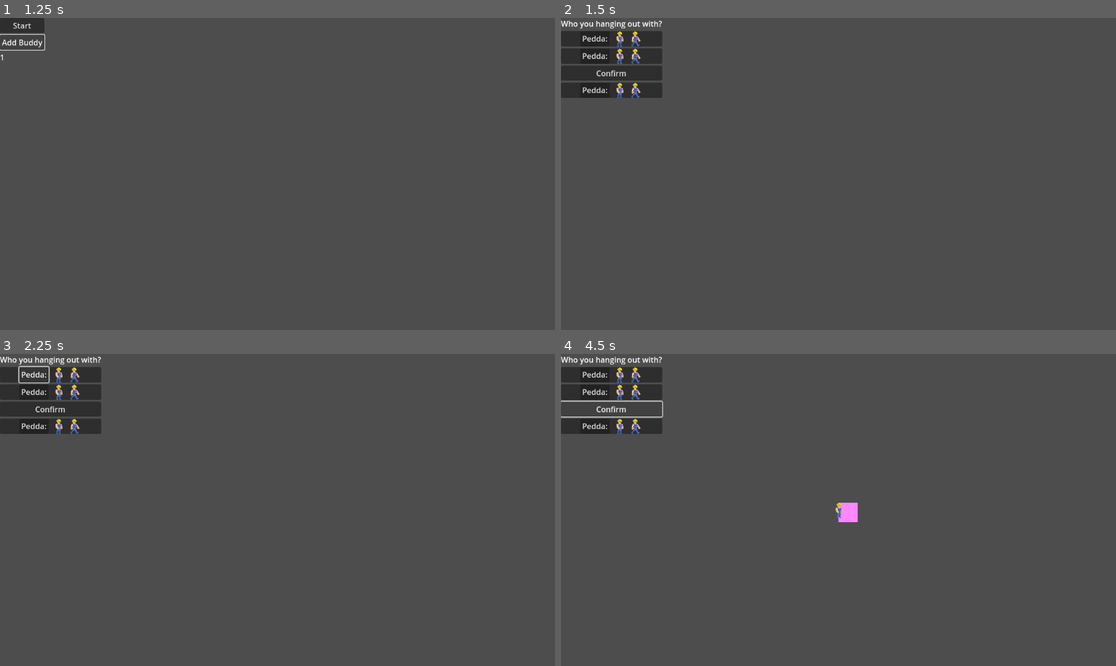
Above: before the commit, frames 1-4 (two rows, left to right).
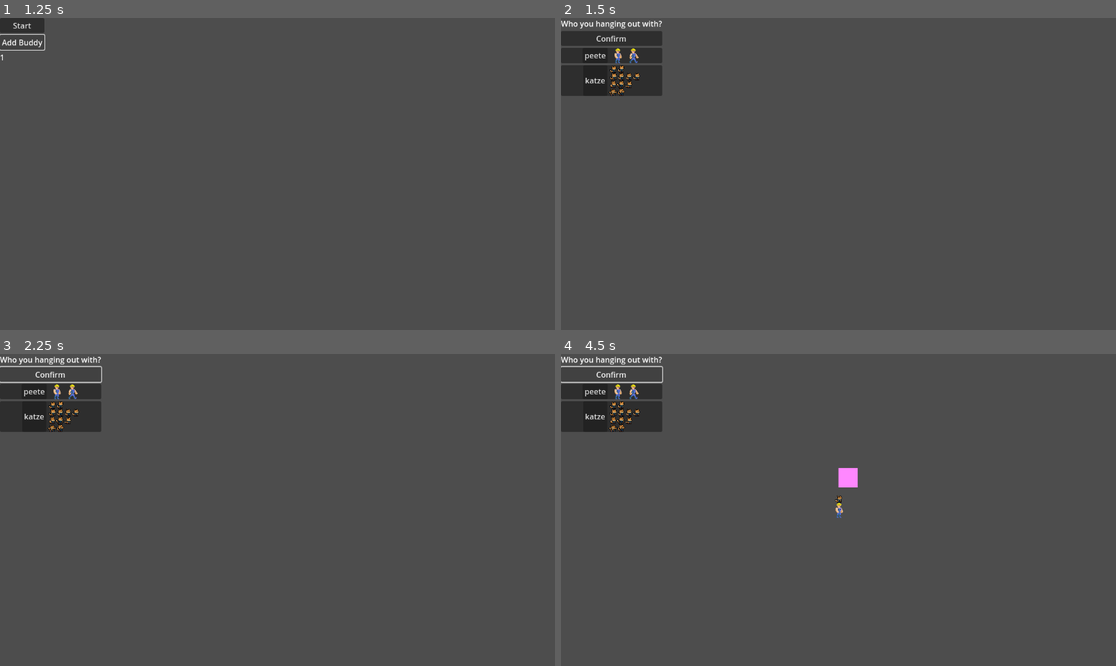
Above: after the commit, the same moments.

Repository: Tomnio/gmtk-game-jam-2025
Game: Godot game, scene res://Menu/main_menu.tscn
Same seed, same stepped clock (60 frames per second), same inputs: the game is played once before the commit and once after it.
Inputs (mouse positions are in pixels of both pictures, inside the frame that each line leads up to):
- Up to frame 1 (1.25 s): click "Add Buddy" at 0.5 s
- Up to frame 2 (1.5 s): click "Start" at 1.25 s
- Up to frame 3 (2.25 s): click (33, 375) at 2 s, where only the run before the commit has a clickable "Pedda:"
- Up to frame 4 (4.5 s): click (594, 391) at 2.75 s, where only the run after the commit has a clickable "peete"; click (594, 416) at 3.5 s, where only the run after the commit has a clickable "katze"; click "Confirm" at 4.25 s

Frame 1 is identical in both runs. In frame 2, 1.0% of the frame differs, in the area x 0-19%, y 4-26%; in frame 3, 1.1%; in frame 4, 2.0%, in the area x 0-54%, y 3-54%.

Commit message:
Different characters working yees finally and you can spawn them with the buddy selector

Diff:
--- a/Map/level.gd
+++ b/Map/level.gd
@@ -1,7 +1,5 @@
 extends Node2D
 class_name Level
-
-@onready var player_bp = preload("res://Player/player.tscn")
 
 func _ready() -> void:
 	Game.level = self
--- a/Menu/buddy_panel.gd
+++ b/Menu/buddy_panel.gd
@@ -1,16 +1,20 @@
 extends PanelContainer
 
+@onready var texture = $VBoxContainer/TextureRect
+@onready var button = $VBoxContainer/Button
+var buddy_texture
+var buddy_name
 
-# Called when the node enters the scene tree for the first time.
 func _ready() -> void:
-	print("hello im buddy")
-	pass # Replace with function body.
+	texture.texture = buddy_texture
+	button.text = buddy_name
+	pass
 
 
-# Called every frame. 'delta' is the elapsed time since the previous frame.
 func _process(delta: float) -> void:
 	pass
 
 
 func _on_button_pressed() -> void:
-	pass # Replace with function body.
+	Game.create_player(buddy_name)
+	pass
--- a/Menu/buddy_select.gd
+++ b/Menu/buddy_select.gd
@@ -4,17 +4,27 @@
 @onready var buddy_panel_bp = preload("res://Menu/buddy_panel.tscn")
 @onready var container = $Control/VBoxContainer/HBoxContainer
 
+@onready var katze_texture := preload("res://Player/Katze.png")
+@onready var peete_texture := preload("res://Player/Player_rotze.png")
+
+var buddy_texture_dict : Dictionary
+
 func _ready() -> void:
+	buddy_texture_dict = {
+	"katze": katze_texture,
+	"peete": peete_texture
+	}
 	load_buddies()
 
 func _on_confirm_button_pressed() -> void:
-	Game.create_player()
 	pass # Replace with function body.
 
-func load_buddies(count: int = Game.buddy_counter):
-	for i in range(count):
-		add_buddy()
+func load_buddies(buddy_dict: Dictionary = Game.buddy_dict):
+	for i in buddy_dict:
+		add_buddy(i)
 
-func add_buddy():
+func add_buddy(bud):
 	var new_buddy = buddy_panel_bp.instantiate()
+	new_buddy.buddy_name = bud
+	new_buddy.buddy_texture = buddy_texture_dict[bud]
 	container.add_child(new_buddy)
--- a/Menu/buddy_select.tscn
+++ b/Menu/buddy_select.tscn
@@ -1,7 +1,6 @@
-[gd_scene load_steps=3 format=3 uid="uid://c3jxqd0g7vg8n"]
+[gd_scene load_steps=2 format=3 uid="uid://c3jxqd0g7vg8n"]
 
 [ext_resource type="Script" uid="uid://bhgsswyo8m4ks" path="res://Menu/buddy_select.gd" id="1_e5imy"]
-[ext_resource type="PackedScene" uid="uid://ui0o2o6vhob2" path="res://Menu/buddy_panel.tscn" id="2_e5imy"]
 
 [node name="BuddySelect" type="CanvasLayer"]
 script = ExtResource("1_e5imy")
@@ -27,12 +26,6 @@
 layout_mode = 2
 alignment = 1
 
-[node name="PanelContainer" parent="Control/VBoxContainer/HBoxContainer" instance=ExtResource("2_e5imy")]
-layout_mode = 2
-
-[node name="PanelContainer2" parent="Control/VBoxContainer/HBoxContainer" instance=ExtResource("2_e5imy")]
-layout_mode = 2
-
 [node name="ConfirmButton" type="Button" parent="Control/VBoxContainer/HBoxContainer"]
 layout_mode = 2
 text = "Confirm"
--- /dev/null
+++ b/Player/katze.tscn
@@ -0,0 +1,81 @@
+[gd_scene load_steps=8 format=3 uid="uid://cj5mienam70nw"]
+
+[ext_resource type="Script" uid="uid://v1ftn4f0yhr5" path="res://Player/peete.gd" id="1_bltdr"]
+[ext_resource type="Texture2D" uid="uid://c6m57kq2a6e1n" path="res://Player/Katze.png" id="2_bltdr"]
+
+[sub_resource type="RectangleShape2D" id="RectangleShape2D_hvfyp"]
+size = Vector2(14, 16)
+
+[sub_resource type="Animation" id="Animation_nvx6x"]
+length = 0.001
+tracks/0/type = "value"
+tracks/0/imported = false
+tracks/0/enabled = true
+tracks/0/path = NodePath("Sprite:frame_coords")
+tracks/0/interp = 1
+tracks/0/loop_wrap = true
+tracks/0/keys = {
+"times": PackedFloat32Array(0),
+"transitions": PackedFloat32Array(1),
+"update": 1,
+"values": [Vector2i(0, 0)]
+}
+
+[sub_resource type="Animation" id="Animation_bltdr"]
+resource_name = "idle"
+length = 1.4
+loop_mode = 1
+tracks/0/type = "value"
+tracks/0/imported = false
+tracks/0/enabled = true
+tracks/0/path = NodePath("Sprite:frame_coords")
+tracks/0/interp = 1
+tracks/0/loop_wrap = true
+tracks/0/keys = {
+"times": PackedFloat32Array(0, 0.5),
+"transitions": PackedFloat32Array(1, 1),
+"update": 1,
+"values": [Vector2i(0, 0), Vector2i(1, 0)]
+}
+
+[sub_resource type="Animation" id="Animation_8r765"]
+resource_name = "run"
+length = 1.6
+loop_mode = 1
+tracks/0/type = "value"
+tracks/0/imported = false
+tracks/0/enabled = true
+tracks/0/path = NodePath("Sprite:frame_coords")
+tracks/0/interp = 1
+tracks/0/loop_wrap = true
+tracks/0/keys = {
+"times": PackedFloat32Array(0, 0.4, 0.8, 1.2),
+"transitions": PackedFloat32Array(1, 1, 1, 1),
+"update": 1,
+"values": [Vector2i(0, 1), Vector2i(1, 1), Vector2i(2, 1), Vector2i(3, 1)]
+}
+
+[sub_resource type="AnimationLibrary" id="AnimationLibrary_8r765"]
+_data = {
+&"RESET": SubResource("Animation_nvx6x"),
+&"idle": SubResource("Animation_bltdr"),
+&"run": SubResource("Animation_8r765")
+}
+
+[node name="Katze" type="CharacterBody2D"]
+script = ExtResource("1_bltdr")
+
+[node name="CollisionShape2D" type="CollisionShape2D" parent="."]
+shape = SubResource("RectangleShape2D_hvfyp")
+
+[node name="Sprite" type="Sprite2D" parent="."]
+texture = ExtResource("2_bltdr")
+hframes = 4
+vframes = 4
+
+[node name="AnimationPlayer" type="AnimationPlayer" parent="."]
+libraries = {
+&"": SubResource("AnimationLibrary_8r765")
+}
+
+[node name="Camera2D" type="Camera2D" parent="."]
--- /dev/null
+++ b/Player/peete.gd
@@ -0,0 +1,4 @@
+extends Player
+
+func _ready() -> void:
+	_animation_player = $AnimationPlayer
--- a/Player/player.tscn
+++ b/Player/peete.tscn
@@ -1,7 +1,7 @@
 [gd_scene load_steps=7 format=3 uid="uid://k4xkr72wv0xc"]
 
-[ext_resource type="Script" uid="uid://dtgcau7v0h12k" path="res://Player/player.gd" id="1_4ntmi"]
-[ext_resource type="Texture2D" uid="uid://dhsyos3ckwud2" path="res://Player/Player_rotze.png" id="1_l8h54"]
+[ext_resource type="Script" uid="uid://v1ftn4f0yhr5" path="res://Player/peete.gd" id="1_7ktm1"]
+[ext_resource type="Texture2D" uid="uid://dhsyos3ckwud2" path="res://Player/Player_rotze.png" id="2_7pov5"]
 
 [sub_resource type="RectangleShape2D" id="RectangleShape2D_hvfyp"]
 size = Vector2(17, 31)
@@ -92,15 +92,15 @@
 &"run": SubResource("Animation_4ntmi")
 }
 
-[node name="Player" type="CharacterBody2D"]
-script = ExtResource("1_4ntmi")
+[node name="Peete" type="CharacterBody2D"]
+script = ExtResource("1_7ktm1")
 
 [node name="CollisionShape2D" type="CollisionShape2D" parent="."]
 position = Vector2(1.5, 0.5)
 shape = SubResource("RectangleShape2D_hvfyp")
 
 [node name="Sprite" type="Sprite2D" parent="."]
-texture = ExtResource("1_l8h54")
+texture = ExtResource("2_7pov5")
 hframes = 2
 
 [node name="AnimationPlayer" type="AnimationPlayer" parent="."]
--- a/Player/player.gd
+++ b/Player/player.gd
@@ -1,8 +1,5 @@
 extends CharacterBody2D
 class_name Player
-
-var ID
-
 
 const SPEED = 300.0
 const JUMP_VELOCITY = -400.0
@@ -11,7 +8,7 @@
 
 var last_movement_iteration : Array
 
-@onready var _animation_player := $AnimationPlayer
+var _animation_player
 @onready var _sprite := $Sprite
 
 
--- a/main_menu.gd
+++ b/main_menu.gd
@@ -9,4 +9,4 @@
 func _on_add_buddy_button_pressed() -> void:
 	Game.buddy_counter += 1
 	label.text = str(Game.buddy_counter)
-	pass # Replace with function body.
+	pass
--- a/src/game_manager.gd
+++ b/src/game_manager.gd
@@ -1,21 +1,30 @@
 extends Node2D
 class_name GameManager
 
-@onready var player_bp := preload("res://Player/player.tscn")
+@onready var peete_bp := preload("res://Player/peete.tscn")
+@onready var katze_bp := preload("res://Player/katze.tscn")
+
 var level
 static var spawnpoint
+var buddy_dict : Dictionary
 var buddy_counter = 0
 
 static var player_dict : Dictionary
 var current_buddy : Player
+
+func _ready() -> void:
+	buddy_dict = {
+		"peete": peete_bp,
+		"katze": katze_bp
+		}
 
 func start_run():
 	for player in player_dict.values():
 		print(player)
 	pass
 
-func create_player():
-	var first_player = player_bp.instantiate()
+func create_player(buddy_name : String):
+	var first_player = buddy_dict[buddy_name].instantiate()
 	player_dict["Player-" + str(player_dict.size())] = first_player
 	level.spawn_player(first_player)
 
Binary file added: Player/Katze.aseprite
Binary file added: Player/Katze.png
Not shown, added: Player/Katze.png.import
Not shown, added: Player/peete.gd.uid
Not shown: 2 places in Player/peete.tscn that only renumber resources
Not shown, added: Menu/buddy_panel.tscn1536553126.tmp
